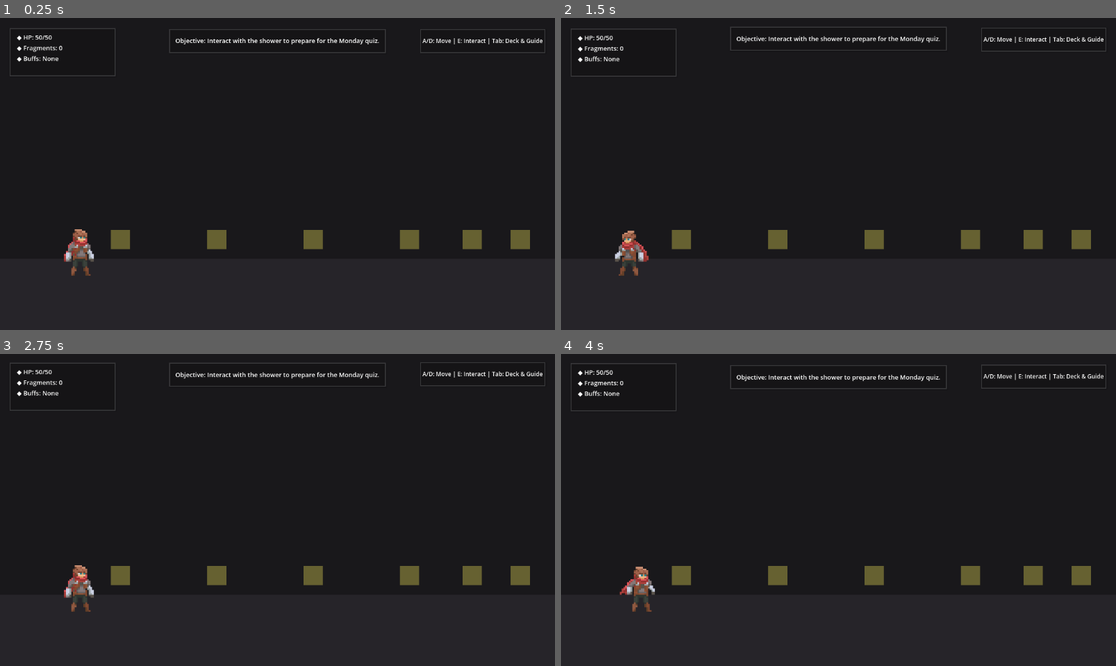
Above: before the commit, frames 1-4 (two rows, left to right).
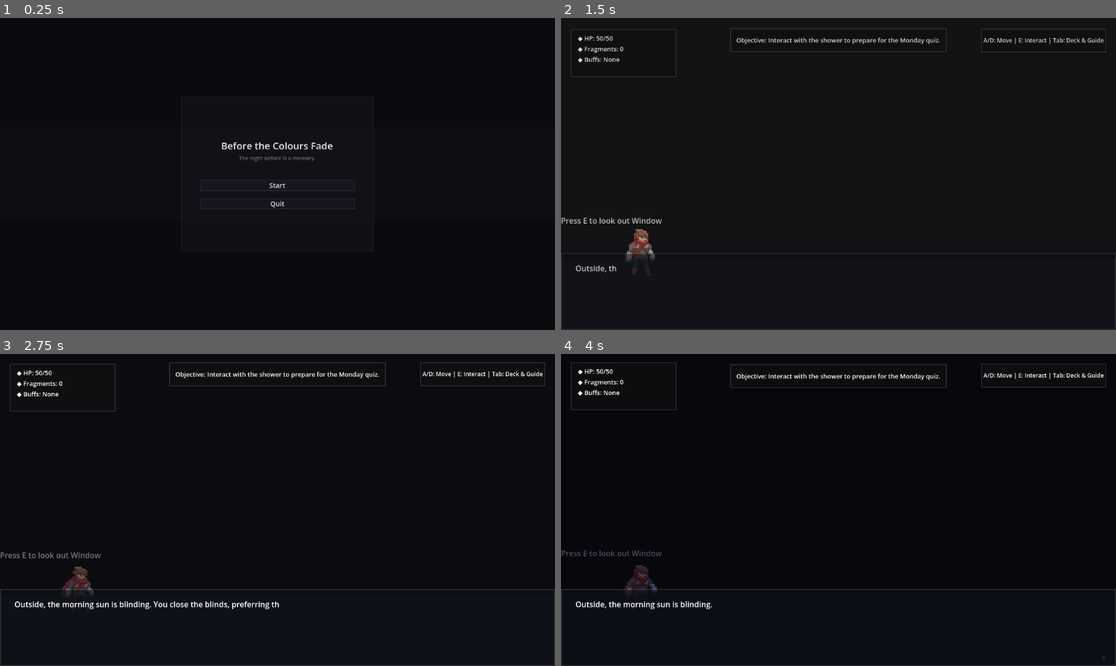
Above: after the commit, the same moments.

Repository: Team-Diospa/Before-The-Colours-Fade
Game: Godot game, scene res://scenes/ui/main_menu.tscn
Same seed, same stepped clock (60 frames per second), same inputs: the game is played once before the commit and once after it. Before the commit the project starts from res://scenes/exploration/apartment.tscn.
Inputs (mouse positions are in pixels of both pictures, inside the frame that each line leads up to):
- Up to frame 1 (0.25 s): no input
- Up to frame 2 (1.5 s): click (838, 186) at 0.5 s, where only the run after the commit has a clickable "Start"; tap E (e) at 1.25 s; move the mouse to (960, 158) at 1.27 s; tap A (a) at 1.35 s; click (960, 158) at 1.42 s
- Up to frame 3 (2.75 s): tap D (d) at 1.55 s; tap E (e) at 2 s; drag from (166, 525) to (310, 569) at 2.02 s
- Up to frame 4 (4 s): tap E (e) at 2.75 s; move the mouse to (894, 441) at 2.77 s; hold E (e) 2.78-3.5 s; click (894, 441) at 2.92 s; tap S (s) at 3.05 s; drag from (810, 572) to (1032, 569) at 3.52 s

The runs differ from the first frame. In frame 1, 26% of the frame differs, in the area x 0-100%, y 3-100%; in frame 2, 3.5%; in frame 3, 3.3%; in frame 4, 25%.

Commit message:
feat: implement scene management system with state-based transitions and main menu support

Diff:
--- a/core/components/interactable.tscn
+++ b/core/components/interactable.tscn
@@ -13,10 +13,3 @@
 [node name="CollisionShape2D" type="CollisionShape2D" parent="."]
 position = Vector2(0, -50)
 shape = SubResource("RectangleShape2D_2")
-
-[node name="VisualIndicator" type="ColorRect" parent="."]
-offset_left = -20.0
-offset_top = -60.0
-offset_right = 20.0
-offset_bottom = -20.0
-color = Color(0.85, 0.85, 0.35, 0.4)
--- a/core/singletons/GlobalState.gd
+++ b/core/singletons/GlobalState.gd
@@ -20,6 +20,7 @@
 	# Combat-specific flags (reset between combats via reset_combat_flags).
 	"enemy_burning",             # Fireball secondary effect: enemy skips Defend next turn.
 	"pack_leader_hint_shown",    # Pack Leader immunity hint fired once.
+	"window_closed",             # Apartment window closed; triggers room darkening tween.
 ]
 
 # Dictionary to hold various narrative progression flags.
@@ -42,6 +43,7 @@
 	# Combat-specific flags.
 	"enemy_burning": false,
 	"pack_leader_hint_shown": false,
+	"window_closed": false,
 }
 
 # Tracks how many attack cards the player has played against Pack Leader without the confidence buff.
@@ -112,6 +114,7 @@
 		"peer2_talked": false,
 		"enemy_burning": false,
 		"pack_leader_hint_shown": false,
+		"window_closed": false,
 	}
 	pack_leader_attack_count = 0
 	player_max_hp = 50
--- /dev/null
+++ b/core/singletons/PauseManager.gd
@@ -0,0 +1,182 @@
+extends Node
+# Autoload singleton for the pause overlay.
+# Listens for the ui_cancel (Escape) action globally and shows/hides a pause panel.
+# RATIONALE: The pause system must be a singleton so it persists across all scene loads.
+# It must NOT activate during dialogue (DialogueSystem.is_active) to avoid conflicting
+# with E/Space dialogue advancement consuming the Escape event.
+
+# Programmatic pause UI elements.
+var _canvas_layer: CanvasLayer
+var _overlay: Panel
+var _is_paused: bool = false
+
+func _ready() -> void:
+	# Build the pause overlay programmatically.
+	_canvas_layer = CanvasLayer.new()
+	_canvas_layer.layer = 95 # Above gameplay (80-90), below SceneManager fade (100)
+	add_child(_canvas_layer)
+
+	_overlay = Panel.new()
+	_overlay.set_anchors_and_offsets_preset(Control.PRESET_FULL_RECT)
+	_overlay.mouse_filter = Control.MOUSE_FILTER_STOP # Block all clicks when visible
+	_overlay.visible = false
+	_canvas_layer.add_child(_overlay)
+
+	# Semi-transparent dark overlay background.
+	var overlay_style = StyleBoxFlat.new()
+	overlay_style.bg_color = Color(0.0, 0.0, 0.0, 0.55) # Heavy vignette tint
+	overlay_style.corner_radius_top_left = 0
+	overlay_style.corner_radius_top_right = 0
+	overlay_style.corner_radius_bottom_left = 0
+	overlay_style.corner_radius_bottom_right = 0
+	overlay_style.border_width_left = 0
+	overlay_style.border_width_top = 0
+	overlay_style.border_width_right = 0
+	overlay_style.border_width_bottom = 0
+	_overlay.add_theme_stylebox_override("panel", overlay_style)
+
+	# Centered inner panel.
+	var inner = Panel.new()
+	inner.anchor_left = 0.5
+	inner.anchor_top = 0.5
+	inner.anchor_right = 0.5
+	inner.anchor_bottom = 0.5
+	inner.offset_left = -140.0
+	inner.offset_top = -110.0
+	inner.offset_right = 140.0
+	inner.offset_bottom = 110.0
+
+	var inner_style = StyleBoxFlat.new()
+	inner_style.bg_color = Color(0.06, 0.06, 0.09, 0.88)
+	inner_style.border_width_left = 1
+	inner_style.border_width_top = 1
+	inner_style.border_width_right = 1
+	inner_style.border_width_bottom = 1
+	inner_style.border_color = Color(1.0, 1.0, 1.0, 0.12)
+	inner_style.corner_radius_top_left = 0
+	inner_style.corner_radius_top_right = 0
+	inner_style.corner_radius_bottom_left = 0
+	inner_style.corner_radius_bottom_right = 0
+	inner_style.anti_aliasing = false
+	inner.add_theme_stylebox_override("panel", inner_style)
+	_overlay.add_child(inner)
+
+	var margin = MarginContainer.new()
+	margin.set_anchors_and_offsets_preset(Control.PRESET_FULL_RECT)
+	margin.add_theme_constant_override("margin_left", 30)
+	margin.add_theme_constant_override("margin_right", 30)
+	margin.add_theme_constant_override("margin_top", 25)
+	margin.add_theme_constant_override("margin_bottom", 25)
+	inner.add_child(margin)
+
+	var vbox = VBoxContainer.new()
+	vbox.alignment = BoxContainer.ALIGNMENT_CENTER
+	margin.add_child(vbox)
+
+	var title_lbl = Label.new()
+	title_lbl.text = "Paused"
+	title_lbl.horizontal_alignment = HORIZONTAL_ALIGNMENT_CENTER
+	title_lbl.add_theme_font_size_override("font_size", 18)
+	title_lbl.add_theme_color_override("font_color", Color(1.0, 1.0, 1.0, 0.85))
+	vbox.add_child(title_lbl)
+
+	var spacer = Control.new()
+	spacer.custom_minimum_size.y = 20
+	vbox.add_child(spacer)
+
+	var resume_btn = _make_pause_button("Resume")
+	resume_btn.pressed.connect(_on_resume_pressed)
+	vbox.add_child(resume_btn)
+
+	var gap = Control.new()
+	gap.custom_minimum_size.y = 8
+	vbox.add_child(gap)
+
+	var menu_btn = _make_pause_button("Main Menu")
+	menu_btn.pressed.connect(_on_menu_pressed)
+	vbox.add_child(menu_btn)
+
+	var gap2 = Control.new()
+	gap2.custom_minimum_size.y = 8
+	vbox.add_child(gap2)
+
+	var quit_btn = _make_pause_button("Quit to Desktop")
+	quit_btn.pressed.connect(_on_quit_pressed)
+	vbox.add_child(quit_btn)
+
+func _make_pause_button(label_text: String) -> Button:
+	# Consistent button style with DialogueSystem and main_menu.
+	var btn = Button.new()
+	btn.text = label_text
+	btn.add_theme_font_size_override("font_size", 13)
+
+	var style_normal = StyleBoxFlat.new()
+	style_normal.bg_color = Color(0.1, 0.1, 0.14, 0.6)
+	style_normal.border_width_left = 1
+	style_normal.border_width_top = 1
+	style_normal.border_width_right = 1
+	style_normal.border_width_bottom = 1
+	style_normal.border_color = Color(1.0, 1.0, 1.0, 0.15)
+	style_normal.corner_radius_top_left = 0
+	style_normal.corner_radius_top_right = 0
+	style_normal.corner_radius_bottom_left = 0
+	style_normal.corner_radius_bottom_right = 0
+	style_normal.anti_aliasing = false
+
+	var style_hover = style_normal.duplicate()
+	style_hover.bg_color = Color(0.18, 0.18, 0.24, 0.7)
+	style_hover.border_color = Color(0.8, 0.8, 0.8, 0.4)
+
+	var style_pressed = style_normal.duplicate()
+	style_pressed.bg_color = Color(0.05, 0.05, 0.07, 0.8)
+
+	btn.add_theme_stylebox_override("normal", style_normal)
+	btn.add_theme_stylebox_override("hover", style_hover)
+	btn.add_theme_stylebox_override("pressed", style_pressed)
+	btn.add_theme_stylebox_override("focus", StyleBoxEmpty.new())
+	btn.add_theme_color_override("font_color", Color(1.0, 1.0, 1.0, 0.85))
+	btn.add_theme_color_override("font_hover_color", Color(1.0, 1.0, 1.0, 1.0))
+	btn.add_theme_color_override("font_pressed_color", Color(0.7, 0.7, 0.75, 1.0))
+
+	return btn
+
+func _input(event: InputEvent) -> void:
+	# RATIONALE: Do not pause during dialogue - Escape would conflict with the dialogue system.
+	# Do not pause when already on the main menu (no gameplay to pause).
+	if event.is_action_pressed("ui_cancel"):
+		var current_scene = get_tree().current_scene
+		if current_scene == null:
+			return
+		# Prevent pause from triggering on the main menu itself.
+		if current_scene.scene_file_path == "res://scenes/ui/main_menu.tscn":
+			return
+		# Prevent pause from conflicting with active dialogue.
+		if DialogueSystem.is_active:
+			return
+		_toggle_pause()
+		get_viewport().set_input_as_handled()
+
+func _toggle_pause() -> void:
+	_is_paused = not _is_paused
+	_overlay.visible = _is_paused
+	# RATIONALE: get_tree().paused freezes all _process and _physics_process calls
+	# for nodes that do not have process_mode = ALWAYS. The autoloads (PauseManager,
+	# DialogueSystem etc.) run at ALWAYS by default so they continue to receive input.
+	get_tree().paused = _is_paused
+	if _is_paused:
+		EventBus.lock_player_ui.emit()
+	else:
+		EventBus.unlock_player_ui.emit()
+
+func _on_resume_pressed() -> void:
+	_toggle_pause()
+
+func _on_menu_pressed() -> void:
+	# Unpause before transitioning to prevent a permanently frozen tree.
+	get_tree().paused = false
+	_is_paused = false
+	_overlay.visible = false
+	SceneManager.transition_to_state_menu()
+
+func _on_quit_pressed() -> void:
+	get_tree().quit()
--- a/core/singletons/SceneManager.gd
+++ b/core/singletons/SceneManager.gd
@@ -22,8 +22,12 @@
 	call_deferred("_init_hud_on_start")
 
 func _init_hud_on_start() -> void:
+	# RATIONALE: Do not show the HUD when the game launches into the main menu.
+	# The HUD is only shown when transitioning into an exploration scene.
 	if has_node("/root/ExplorationHUD"):
-		get_node("/root/ExplorationHUD").show_hud()
+		var current = get_tree().current_scene
+		if current and current.scene_file_path != "res://scenes/ui/main_menu.tscn":
+			get_node("/root/ExplorationHUD").show_hud()
 
 # Transition to a target state by path mapping.
 func transition_to_state(target_state: String) -> void:
@@ -56,6 +60,12 @@
 	# Trigger the transition process with fade effect.
 	_change_scene_with_fade(target_scene_path)
 
+# Return to the main menu. Called by PauseManager when the player selects Main Menu.
+func transition_to_state_menu() -> void:
+	if has_node("/root/ExplorationHUD"):
+		get_node("/root/ExplorationHUD").hide_hud()
+	_change_scene_with_fade("res://scenes/ui/main_menu.tscn")
+
 # Perform fade-out, scene change, and fade-in.
 func _change_scene_with_fade(scene_path: String) -> void:
 	# Block user input during transition.
--- a/project.godot
+++ b/project.godot
@@ -11,7 +11,7 @@
 [application]
 
 config/name="Before the Colours Fade"
-run/main_scene="res://scenes/exploration/apartment.tscn"
+run/main_scene="res://scenes/ui/main_menu.tscn"
 config/features=PackedStringArray("4.6", "GL Compatibility")
 config/icon="res://icon.svg"
 
@@ -24,6 +24,7 @@
 DeckManager="*res://core/singletons/DeckManager.gd"
 ShiftManager="*res://core/singletons/ShiftManager.gd"
 ExplorationHUD="*res://core/singletons/ExplorationHUD.gd"
+PauseManager="*res://core/singletons/PauseManager.gd"
 
 
 [dotnet]
@@ -39,12 +40,12 @@
 }
 a={
 "deadzone": 0.2,
-"events": [Object(InputEventKey,"resource_local_to_scene":fa …(210 unchanged characters)… "location":0,"echo":false,"script":null)
+"events": [Object(InputEventKey,"resource_local_to_scene":fa …(210 unchanged characters)… "location":0,"echo":false,"script":null), Object(InputEventKey,"resource_local_to_scene":false,"resource_name":"","device":-1,"window_id":0,"alt_pressed":false,"shift_pressed":false,"ctrl_pressed":false,"meta_pressed":false,"pressed":false,"keycode":0,"physical_keycode":4194319,"key_label":0,"unicode":0,"location":0,"echo":false,"script":null)
 ]
 }
 d={
 "deadzone": 0.2,
-"events": [Object(InputEventKey,"resource_local_to_scene":fa …(211 unchanged characters)… "location":0,"echo":false,"script":null)
+"events": [Object(InputEventKey,"resource_local_to_scene":fa …(211 unchanged characters)… "location":0,"echo":false,"script":null), Object(InputEventKey,"resource_local_to_scene":false,"resource_name":"","device":-1,"window_id":0,"alt_pressed":false,"shift_pressed":false,"ctrl_pressed":false,"meta_pressed":false,"pressed":false,"keycode":0,"physical_keycode":4194321,"key_label":0,"unicode":0,"location":0,"echo":false,"script":null)
 ]
 }
 e={
@@ -63,6 +64,12 @@
 ]
 }
 
+ui_cancel={
+"deadzone": 0.5,
+"events": [Object(InputEventKey,"resource_local_to_scene":false,"resource_name":"","device":-1,"window_id":0,"alt_pressed":false,"shift_pressed":false,"ctrl_pressed":false,"meta_pressed":false,"pressed":false,"keycode":4194305,"physical_keycode":0,"key_label":0,"unicode":0,"location":0,"echo":false,"script":null)
+]
+}
+
 [physics]
 
 3d/physics_engine="Jolt Physics"
--- a/scenes/exploration/apartment.tscn
+++ b/scenes/exploration/apartment.tscn
@@ -69,3 +69,23 @@
 position = Vector2(1080, 500)
 interaction_id = "exit_door"
 prompt_message = "Press E to exit Apartment"
+
+[node name="Window" parent="." instance=ExtResource("3_interactable")]
+position = Vector2(100, 500)
+interaction_id = "window"
+prompt_message = "Press E to look out Window"
+
+[node name="Wardrobe" parent="." instance=ExtResource("3_interactable")]
+position = Vector2(570, 500)
+interaction_id = "wardrobe"
+prompt_message = "Press E to open Wardrobe"
+
+[node name="Papers" parent="." instance=ExtResource("3_interactable")]
+position = Vector2(750, 500)
+interaction_id = "papers"
+prompt_message = "Press E to inspect Papers"
+
+[node name="Kitchen" parent="." instance=ExtResource("3_interactable")]
+position = Vector2(900, 500)
+interaction_id = "kitchen"
+prompt_message = "Press E to check Kitchen"
--- /dev/null
+++ b/scenes/ui/main_menu.gd
@@ -0,0 +1,158 @@
+extends Node
+# Main menu scene script.
+# Entry point of the game. Handles Start (new game) and Quit actions.
+# RATIONALE: All styling is done in code, consistent with the rest of the codebase
+# which builds UI programmatically to avoid broken scene references.
+
+func _ready() -> void:
+	_build_ui()
+
+func _build_ui() -> void:
+	# Full-screen dark background.
+	var canvas = CanvasLayer.new()
+	add_child(canvas)
+
+	var bg = ColorRect.new()
+	bg.set_anchors_and_offsets_preset(Control.PRESET_FULL_RECT)
+	bg.color = Color(0.04, 0.04, 0.06, 1.0) # Very dark near-black
+	canvas.add_child(bg)
+
+	# Faint horizontal light strip at mid-screen for depth.
+	var light_strip = ColorRect.new()
+	light_strip.set_anchors_and_offsets_preset(Control.PRESET_FULL_RECT)
+	light_strip.anchor_top = 0.35
+	light_strip.anchor_bottom = 0.65
+	light_strip.color = Color(1.0, 0.97, 0.93, 0.015) # Extremely faint warm white
+	canvas.add_child(light_strip)
+
+	# Centered panel container.
+	var panel = Panel.new()
+	panel.anchor_left = 0.5
+	panel.anchor_top = 0.5
+	panel.anchor_right = 0.5
+	panel.anchor_bottom = 0.5
+	panel.offset_left = -200.0
+	panel.offset_top = -160.0
+	panel.offset_right = 200.0
+	panel.offset_bottom = 160.0
+
+	# Glassmorphism panel style: translucent dark slate, thin white border, no rounded corners.
+	var panel_style = StyleBoxFlat.new()
+	panel_style.bg_color = Color(0.07, 0.07, 0.10, 0.75)
+	panel_style.corner_radius_top_left = 0
+	panel_style.corner_radius_top_right = 0
+	panel_style.corner_radius_bottom_left = 0
+	panel_style.corner_radius_bottom_right = 0
+	panel_style.border_width_left = 1
+	panel_style.border_width_top = 1
+	panel_style.border_width_right = 1
+	panel_style.border_width_bottom = 1
+	panel_style.border_color = Color(1.0, 1.0, 1.0, 0.12) # Thin white glass border
+	panel_style.anti_aliasing = false
+	panel.add_theme_stylebox_override("panel", panel_style)
+	canvas.add_child(panel)
+
+	# Margin inside panel.
+	var margin = MarginContainer.new()
+	margin.set_anchors_and_offsets_preset(Control.PRESET_FULL_RECT)
+	margin.add_theme_constant_override("margin_left", 40)
+	margin.add_theme_constant_override("margin_right", 40)
+	margin.add_theme_constant_override("margin_top", 35)
+	margin.add_theme_constant_override("margin_bottom", 35)
+	panel.add_child(margin)
+
+	var vbox = VBoxContainer.new()
+	vbox.alignment = BoxContainer.ALIGNMENT_CENTER
+	margin.add_child(vbox)
+
+	# Game title label.
+	var title = Label.new()
+	title.text = "Before the Colours Fade"
+	title.horizontal_alignment = HORIZONTAL_ALIGNMENT_CENTER
+	title.add_theme_font_size_override("font_size", 20)
+	title.add_theme_color_override("font_color", Color(1.0, 1.0, 1.0, 0.9))
+	vbox.add_child(title)
+
+	# Subtitle / mood line from the prologue.
+	var subtitle = Label.new()
+	subtitle.text = "The night before is a memory."
+	subtitle.horizontal_alignment = HORIZONTAL_ALIGNMENT_CENTER
+	subtitle.add_theme_font_size_override("font_size", 11)
+	subtitle.add_theme_color_override("font_color", Color(0.6, 0.6, 0.65, 0.7))
+	vbox.add_child(subtitle)
+
+	# Spacer.
+	var spacer = Control.new()
+	spacer.custom_minimum_size.y = 30
+	vbox.add_child(spacer)
+
+	# Start button.
+	var start_btn = _make_button("Start")
+	start_btn.pressed.connect(_on_start_pressed)
+	vbox.add_child(start_btn)
+
+	# Small gap between buttons.
+	var btn_gap = Control.new()
+	btn_gap.custom_minimum_size.y = 8
+	vbox.add_child(btn_gap)
+
+	# Quit button.
+	var quit_btn = _make_button("Quit")
+	quit_btn.pressed.connect(_on_quit_pressed)
+	vbox.add_child(quit_btn)
+
+func _make_button(label_text: String) -> Button:
+	# RATIONALE: Consistent with CombatManager and DialogueSystem button styling.
+	# Dark translucent background, thin white border, white text, silver on hover.
+	var btn = Button.new()
+	btn.text = label_text
+	btn.add_theme_font_size_override("font_size", 14)
+
+	var style_normal = StyleBoxFlat.new()
+	style_normal.bg_color = Color(0.1, 0.1, 0.14, 0.6)
+	style_normal.border_width_left = 1
+	style_normal.border_width_top = 1
+	style_normal.border_width_right = 1
+	style_normal.border_width_bottom = 1
+	style_normal.border_color = Color(1.0, 1.0, 1.0, 0.15)
+	style_normal.corner_radius_top_left = 0
+	style_normal.corner_radius_top_right = 0
+	style_normal.corner_radius_bottom_left = 0
+	style_normal.corner_radius_bottom_right = 0
+	style_normal.anti_aliasing = false
+
+	var style_hover = style_normal.duplicate()
+	style_hover.bg_color = Color(0.18, 0.18, 0.24, 0.7)
+	style_hover.border_color = Color(0.8, 0.8, 0.8, 0.4)
+
+	var style_pressed = style_normal.duplicate()
+	style_pressed.bg_color = Color(0.06, 0.06, 0.08, 0.7)
+
+	btn.add_theme_stylebox_override("normal", style_normal)
+	btn.add_theme_stylebox_override("hover", style_hover)
+	btn.add_theme_stylebox_override("pressed", style_pressed)
+	btn.add_theme_stylebox_override("focus", StyleBoxEmpty.new())
+	btn.add_theme_color_override("font_color", Color(1.0, 1.0, 1.0, 0.85))
+	btn.add_theme_color_override("font_hover_color", Color(1.0, 1.0, 1.0, 1.0))
+	btn.add_theme_color_override("font_pressed_color", Color(0.7, 0.7, 0.75, 1.0))
+
+	# Subtle scale micro-animation on hover.
+	btn.pivot_offset = Vector2(100, 15)
+	btn.mouse_entered.connect(func():
+		var tw = btn.create_tween()
+		tw.tween_property(btn, "scale", Vector2(1.03, 1.03), 0.1)
+	)
+	btn.mouse_exited.connect(func():
+		var tw = btn.create_tween()
+		tw.tween_property(btn, "scale", Vector2(1.0, 1.0), 0.1)
+	)
+
+	return btn
+
+func _on_start_pressed() -> void:
+	# RATIONALE: Reset all persistent state to guarantee a clean run.
+	GlobalState.reset_state()
+	SceneManager.transition_to_state("S_apt")
+
+func _on_quit_pressed() -> void:
+	get_tree().quit()
--- /dev/null
+++ b/scenes/ui/main_menu.tscn
@@ -0,0 +1,6 @@
+[gd_scene load_steps=2 format=3]
+
+[ext_resource type="Script" path="res://scenes/ui/main_menu.gd" id="1_menu"]
+
+[node name="MainMenu" type="Node"]
+script = ExtResource("1_menu")
Not shown, added: core/singletons/PauseManager.gd.uid
Not shown, added: scenes/ui/main_menu.gd.uid
